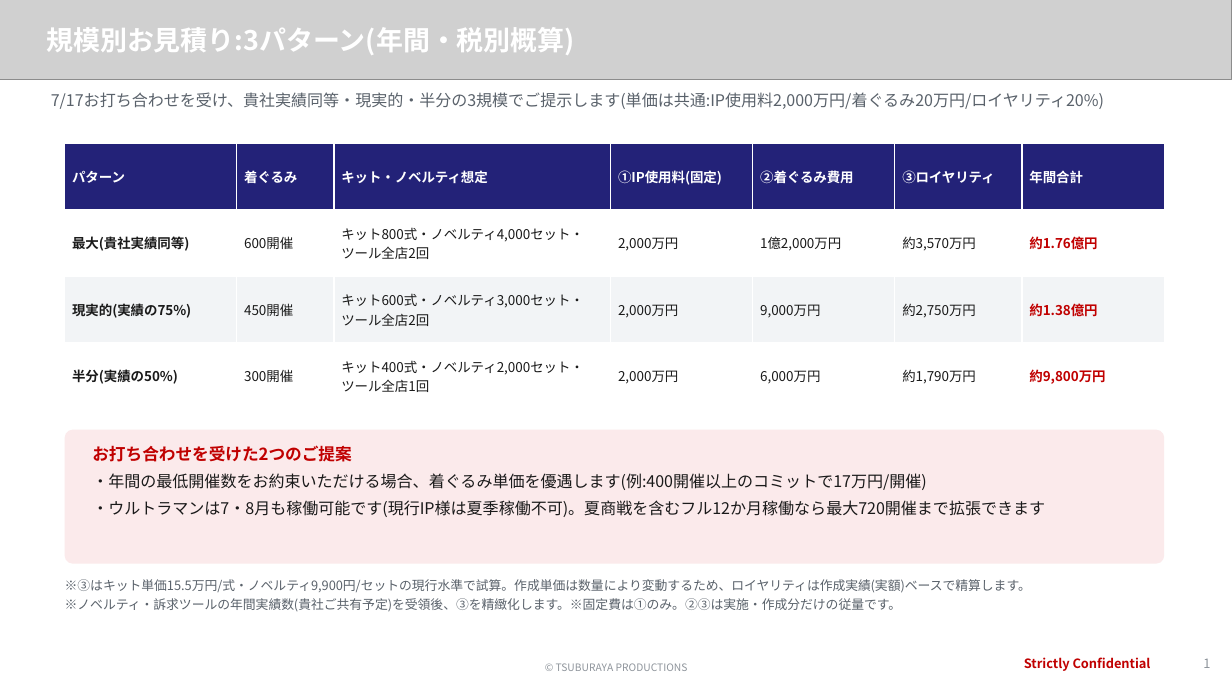
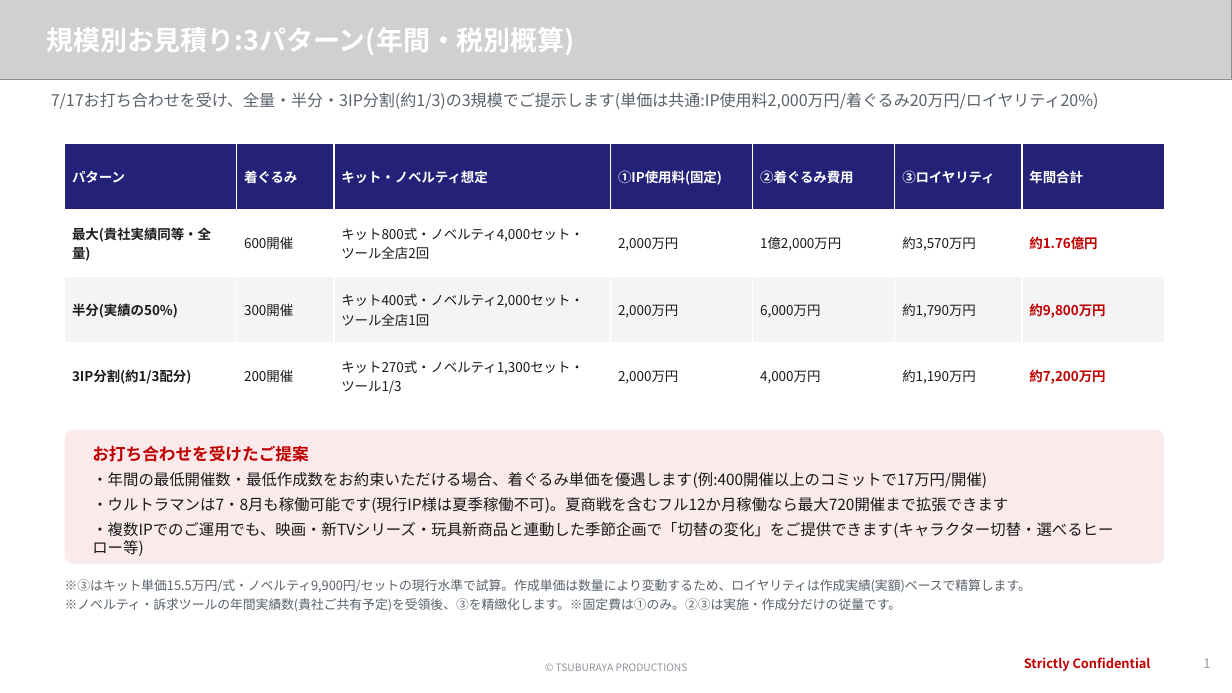
Before and after one commit to hayatoshintani-spe/kessho-lens, a slide deck: slide 1 of docs/proposals/softbank-ultraman-caravan/規模別お見積り3パターンと今期スポットテスト.pptx. Drawn at 1232x693 pixels with LibreOffice and Linux fonts; fonts in the diff are those of the drawing; grey boxes stand for pictures. Boxes give left, top, right and bottom in pixels: in the first picture for what was removed or moved away, otherwise in the second. Text is boxed around its words. In the diff, an @@ line names an element or a change of style, - is before the commit and + after.

```diff
--- a/docs/proposals/softbank-ultraman-caravan/規模別お見積り3パターンと今期スポットテスト.pptx
+++ b/docs/proposals/softbank-ultraman-caravan/規模別お見積り3パターンと今期スポットテスト.pptx
@@ text at [51,92,1099,109]: text changed @@
-7/17お打ち合わせを受け、貴社実績同等・現実的・半分の3規模でご提示します(単価は共通:IP使用料2,000万円/着ぐるみ20万円/ロイヤリティ20%)
+7/17お打ち合わせを受け、全量・半分・3IP分割(約1/3)の3規模でご提示します(単価は共通:IP使用料2,000万円/着ぐるみ20万円/ロイヤリティ20%)
@@ table at [65,143,1165,409] @@
-row 2: 最大(貴社実績同等) | 600開催 | キット800式・ノベルティ4,000セット・ツール全店2回 | 2,000万円 | 1億2,000万円 | 約3,570万円 | 約1.76億円
-row 3: 現実的(実績の75%) | 450開催 | キット600式・ノベルティ3,000セット・ツール全店2回 | 2,000万円 | 9,000万円 | 約2,750万円 | 約1.38億円
+row 2: 最大(貴社実績同等・全量) | 600開催 | キット800式・ノベルティ4,000セット・ツール全店2回 | 2,000万円 | 1億2,000万円 | 約3,570万円 | 約1.76億円
+row 4: 3IP分割(約1/3配分) | 200開催 | キット270式・ノベルティ1,300セット・ツール1/3 | 2,000万円 | 4,000万円 | 約1,190万円 | 約7,200万円
@@ text at [92,445,987,488]: text changed; size 12.5 to 12 pt @@
-お打ち合わせを受けた2つのご提案
-・年間の最低開催数をお約束いただける場合、着ぐるみ単価を優遇します(例:400開催以上のコミットで17万円/開催)
+お打ち合わせを受けたご提案
+・年間の最低開催数・最低作成数をお約束いただける場合、着ぐるみ単価を優遇します(例:400開催以上のコミットで17万円/開催)
@@ text at [92,497,1008,513]: size 12.5 to 12 pt in "・ウルトラマンは7・8月も稼働可能です(現行IP様は夏季稼働不可)。夏商戦を含むフル12か月稼働なら最大720開催まで拡 ..."; less space between paragraphs @@
@@ text at [92,522,1113,556]: paragraph added @@
+・複数IPでのご運用でも、映画・新TVシリーズ・玩具新商品と連動した季節企画で「切替の変化」をご提供できます(キャラクター切替・選べるヒーロー等)
```
Also in this commit, not shown: 1 other slide changed, 3 other files.
